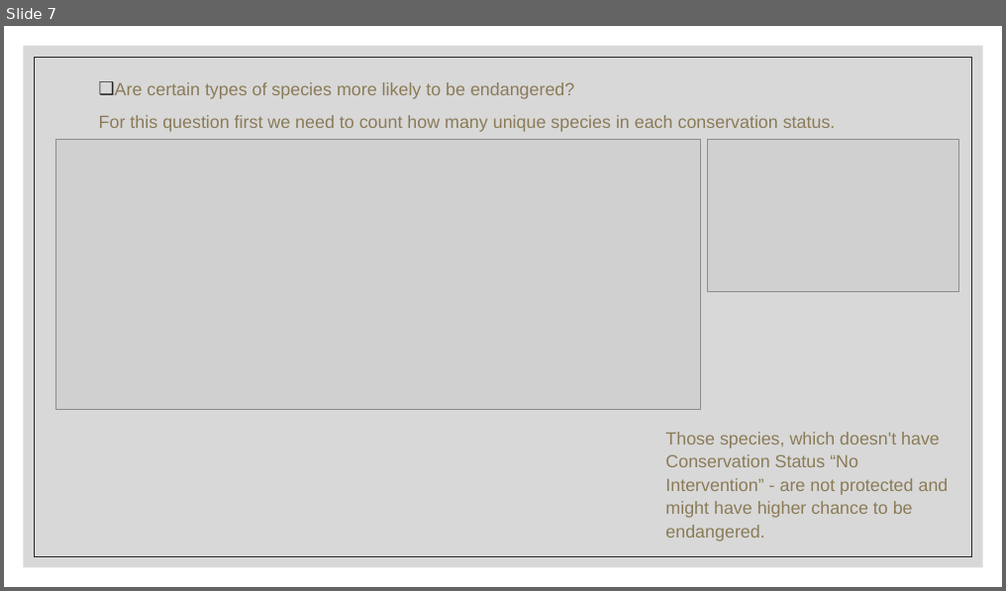
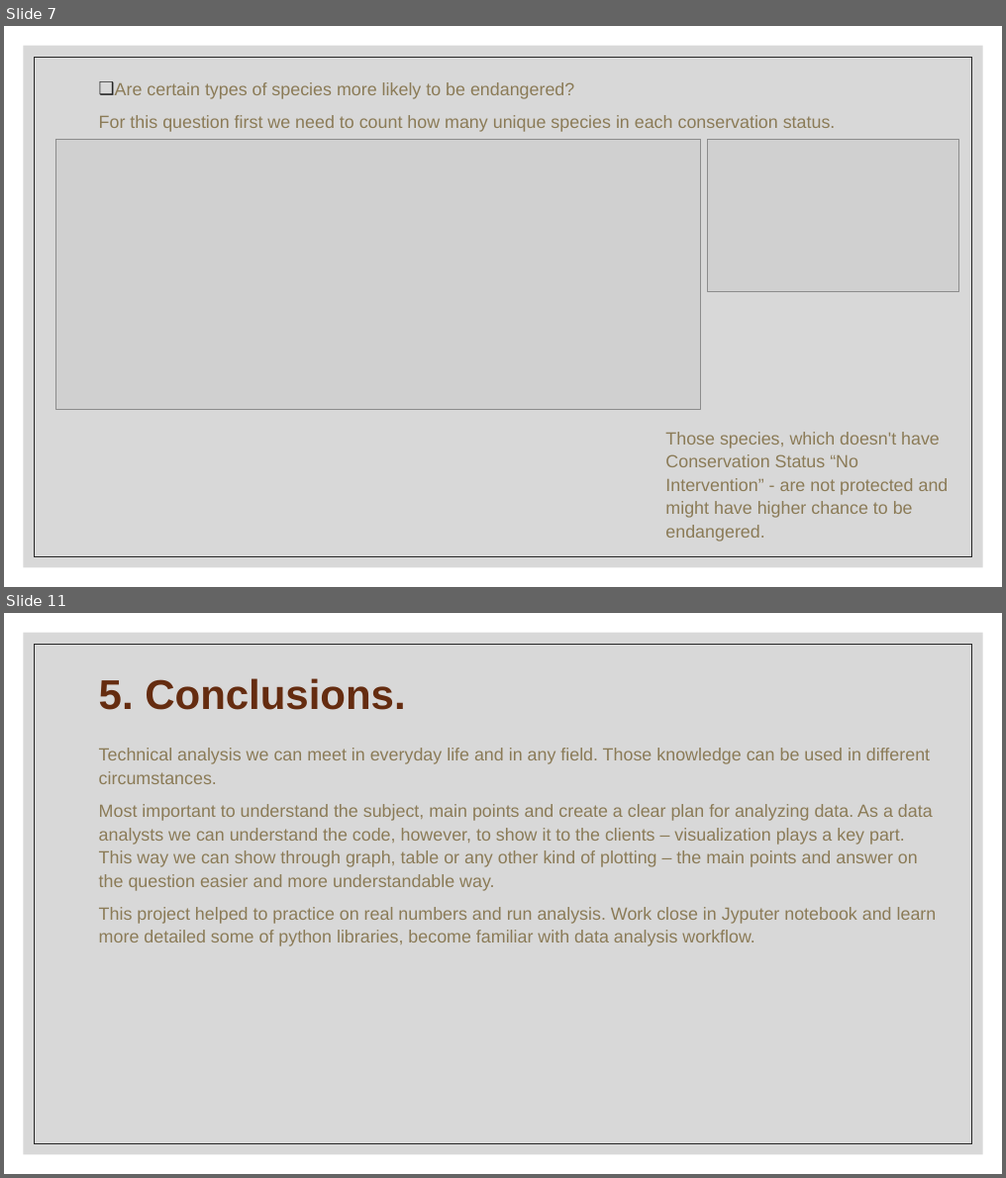
Before and after one commit to Kate-Pol/Biodiversity-in-National-Parks, a slide deck: Project Presentation.pptx. Shown one above the other, each under a label of ours: slide 7 before the commit, slides 7 and 11 after it; the slides between them are not shown. The pictures are 1006x591 and 1006x1178 pixels, drawn with LibreOffice and Linux fonts; fonts in the diff are those of the drawing; grey boxes stand for pictures. Boxes give left, top, right and bottom in pixels: in the first picture for what was removed or moved away, otherwise in the second. Text is boxed around its words. In the diff, an @@ line names an element or a change of style, - is before the commit and + after.

```diff
--- a/Project Presentation.pptx
+++ b/Project Presentation.pptx
@@ slide 11 added at bbox=[4, 613, 1002, 1174], background #FFFFFF; not listed: 2 template elements that a slide beside it also shows @@
@@ title added at bbox=[99, 678, 405, 710], 40 pt, text #662C10, bold @@
+5. Conclusions.
@@ text added at bbox=[99, 748, 937, 947], 17 pt, text #8B7B57 @@
+Technical analysis we can meet in everyday life and in any field. Those knowledge can be used in different circumstances.
+Most important to understand the subject, main points and create a clear plan for analyzing data. As a data analysts we can understand the code, however, to show it to the clients – visualization plays a key part. This way we can show through graph, table or any other kind of plotting – the main points and answer on the question easier and more understandable way.
+This project helped to practice on real numbers and run analysis. Work close in Jyputer notebook and learn more detailed some of python libraries, become familiar with data analysis workflow.
```
Also in this commit, not shown: 1 slide changed, 3 other slides added, 1 slide removed.
